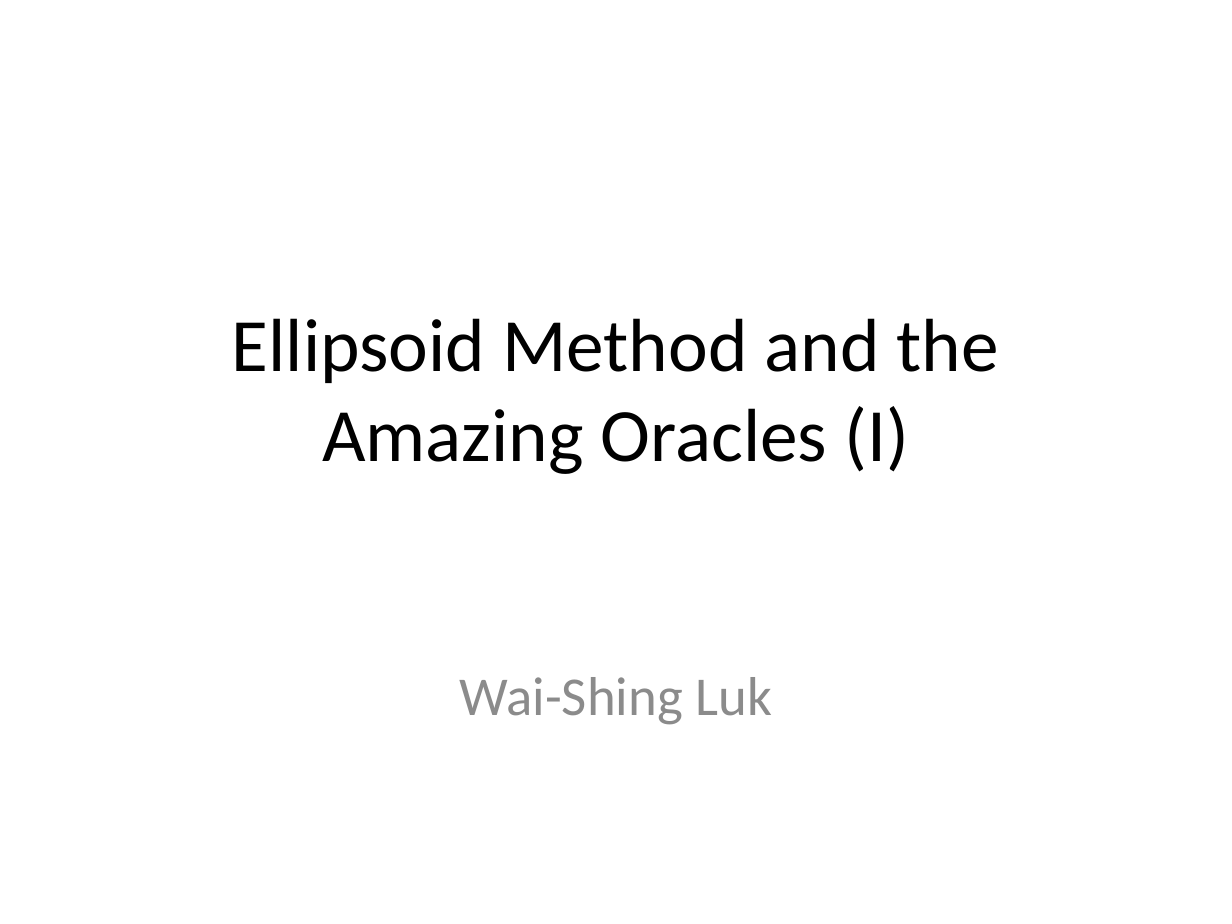
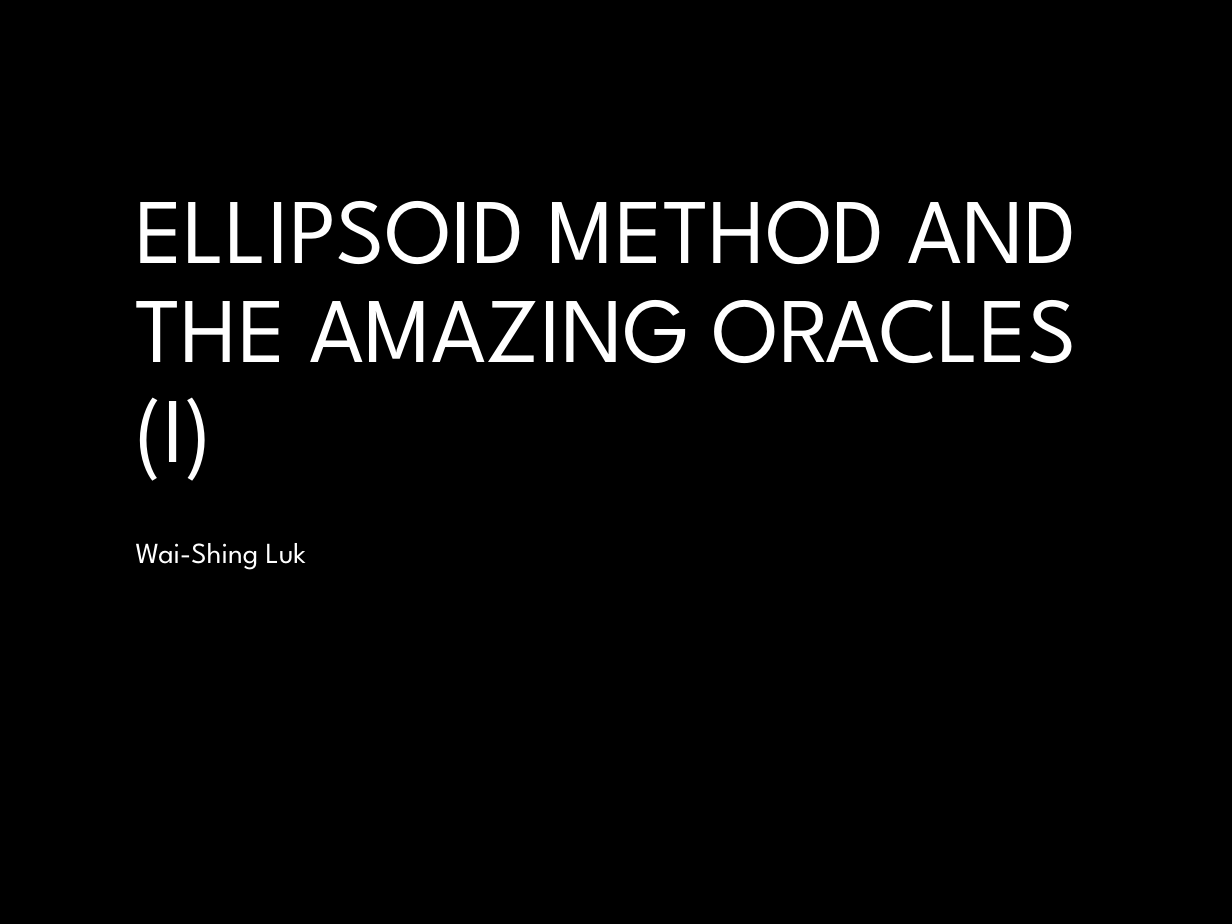
Before and after one commit to luk036/ellipsoid-method, a slide deck: slide 1 of temp4.pptx. Drawn at 1232x924 pixels with LibreOffice and Linux fonts; fonts in the diff are those of the drawing; background and template pictures are left out. Boxes give left, top, right and bottom in pixels: in the first picture for what was removed or moved away, otherwise in the second. Text is boxed around its words. In the diff, an @@ line names an element or a change of style, - is before the commit and + after.

```diff
--- a/temp4.pptx
+++ b/temp4.pptx
@@ background #FFFFFF to #000000 @@
@@ title "ELLIPSOID METHOD AND THE AMAZING ..." at (x1=136, y1=201, x2=1077, y2=481): vertical alignment middle to bottom @@
@@ title at (x1=136, y1=201, x2=1077, y2=481): text changed; size 44 to 54 pt; font Calibri to League Spartan; text colour #000000 to #FFFFFF @@
-Ellipsoid Method and the Amazing Oracles (I)
+ELLIPSOID METHOD AND THE AMAZING ORACLES (I)
@@ subtitle "Wai-Shing Luk" moved from (x1=460, y1=677, x2=772, y2=725) to (x1=136, y1=543, x2=306, y2=570) @@
@@ subtitle "Wai-Shing Luk" at (x1=136, y1=543, x2=306, y2=570): size 32 to 17 pt, font Calibri to League Spartan, text colour #8C8C8C to #FFFFFF; alignment centre to left; line spacing 1 to 0.7; more space between paragraphs @@
```
Also in this commit, not shown: 62 other slides changed, 2 other files.
